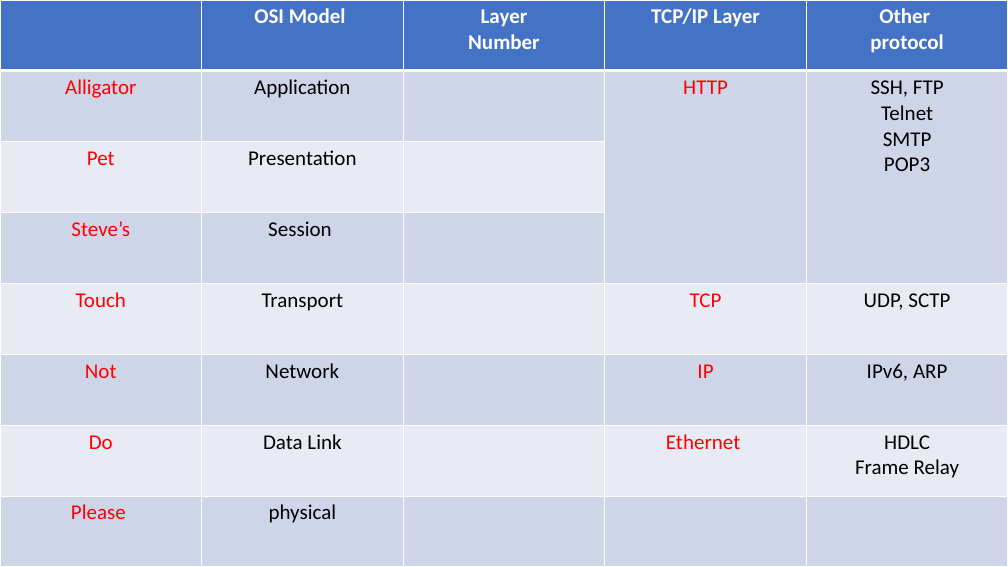
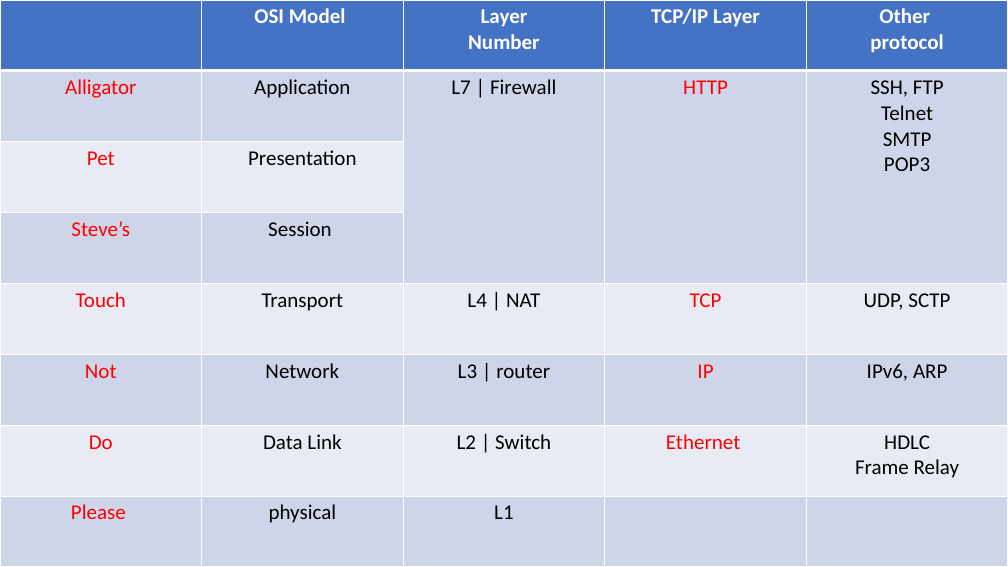
Before and after one commit to YeoPEVA/osi-and-tcp, a slide deck: slide 1 of osi-and-tcp.pptx. Drawn at 1008x567 pixels with LibreOffice and Linux fonts; fonts in the diff are those of the drawing. Boxes give left, top, right and bottom in pixels: in the first picture for what was removed or moved away, otherwise in the second. Text is boxed around its words. In the diff, an @@ line names an element or a change of style, - is before the commit and + after.

Commit message:
update pptx

```diff
--- a/osi-and-tcp.pptx
+++ b/osi-and-tcp.pptx
@@ table at bbox=[0, 0, 1008, 567] @@
-row 2, column 3: 
+row 2, column 3: L7 | Firewall
-row 5, column 3: 
+row 5, column 3: L4 | NAT
-row 6, column 3: 
+row 6, column 3: L3 | router
-row 7, column 3: 
+row 7, column 3: L2 | Switch
-row 8, column 3: 
+row 8, column 3: L1
```
